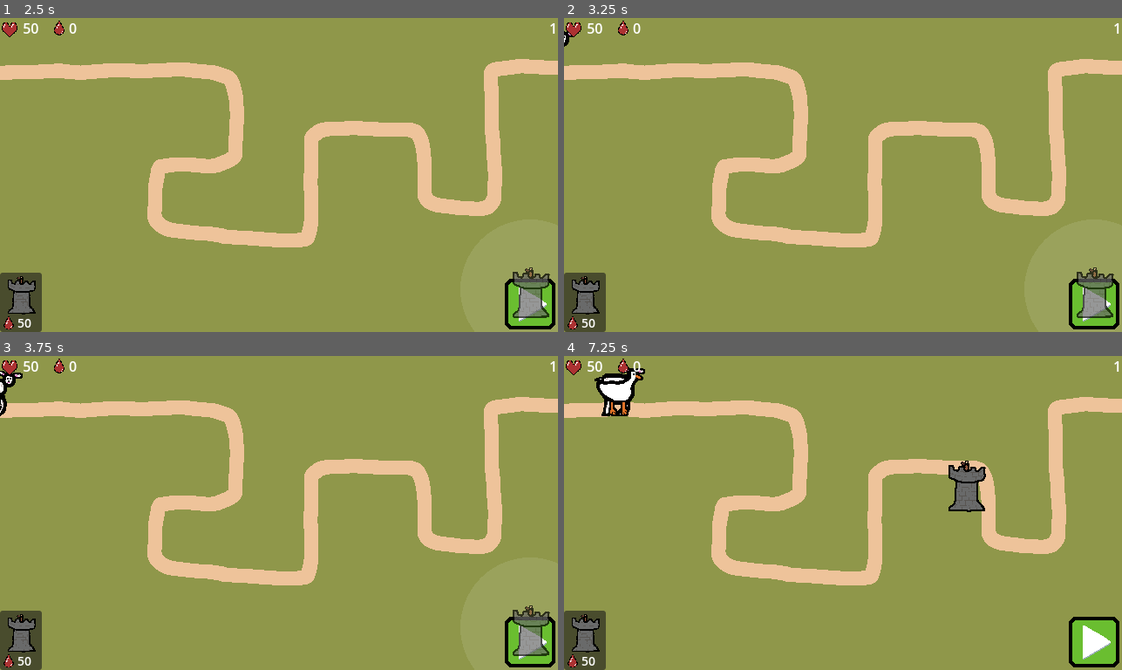
Above: before the commit, frames 1-4 (two rows, left to right).
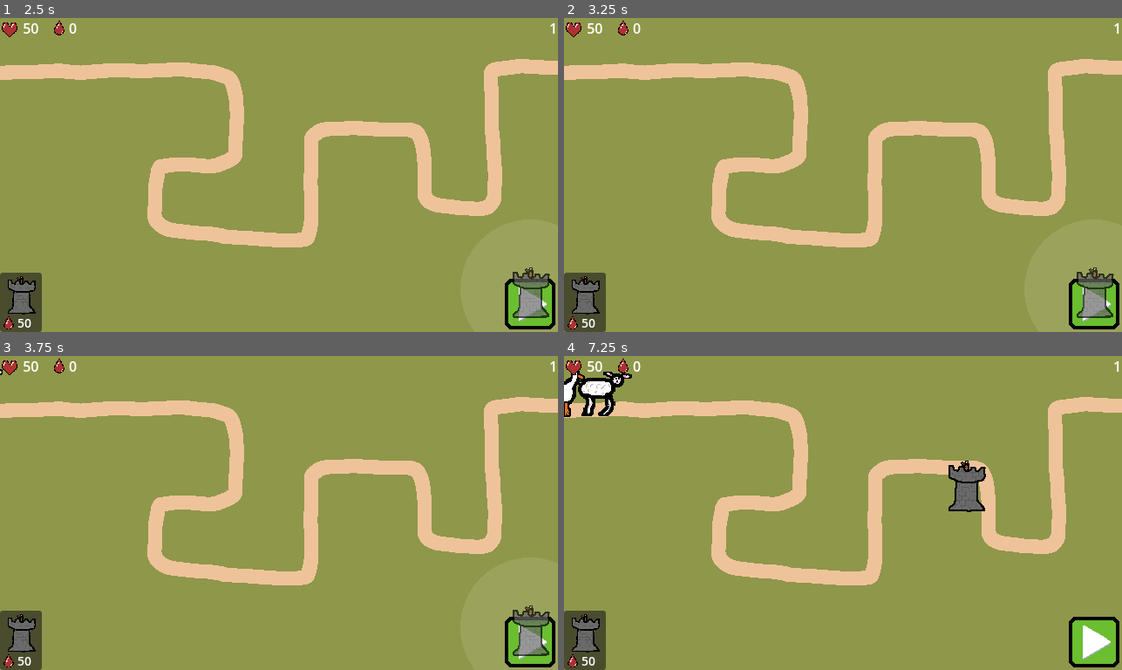
Above: after the commit, the same moments.

Repository: nieboczek/godot-brackeys-2026-1
Game: Godot game, scene res://scenes/main.tscn
Same seed, same stepped clock (60 frames per second), same inputs: the game is played once before the commit and once after it. The engine's default icon, where the game draws it, is replaced by a stand-in: a white triangle on a blue panel in a dark square.
Inputs (mouse positions are in pixels of both pictures, inside the frame that each line leads up to):
- Up to frame 1 (2.5 s): click "play" at 0.5 s; click (22, 303) at 1.25 s; click (530, 303) at 2 s
- Up to frame 2 (3.25 s): click (1094, 303) at 2.75 s
- Up to frame 3 (3.75 s): click (530, 641) at 3.5 s
- Up to frame 4 (7.25 s): tap Enter at 4.25, 5.1, 6.6 s; move the mouse to (965, 497) at 4.27 s; press the mouse at (965, 497) at 4.28 s; move the mouse to (731, 528) at 5.02 s; release the mouse at (731, 528) at 5.03 s; move the mouse to (898, 443) at 5.77 s; press the mouse at (898, 443) at 5.78 s; move the mouse to (815, 575) at 6.52 s; release the mouse at (815, 575) at 6.53 s

Frame 1 is identical in both runs. In frame 2, less than 0.1% of the frame differs, in the area x 0-2%, y 4-10%; in frame 3, 0.2%; in frame 4, 1.2%, in the area x 0-15%, y 3-20%.

Commit message:
fix the stacked enemies bug

Diff:
--- a/scripts/manager.gd
+++ b/scripts/manager.gd
@@ -95,7 +95,9 @@
 
 
 func _process(delta: float) -> void:
-	round_timer += delta
+	if not round_stopped:
+		round_timer += delta
+
 	if not current_round.is_empty() and current_round[0].time <= round_timer:
 		var resource := ENEMY_MAP[current_round.pop_front().enemy]
 		var instance: Enemy = preload("res://scenes/enemy.tscn").instantiate()
@@ -104,8 +106,9 @@
 
 		Game.instance.path.add_child(instance)
 
-	if not round_stopped and Game.instance.path.get_children().is_empty():
+	if not round_stopped and current_round.is_empty() and Game.instance.path.get_children().is_empty():
 		round_stopped = true
+		round_timer = 0.0
 
 
 class SpawnInfo:
--- a/scripts/tower/tower.gd
+++ b/scripts/tower/tower.gd
@@ -20,15 +20,9 @@
 ]
 
 func add_upgrade(chain: UpgradeChain, upgrade: UpgradeResource) -> void:
-	for my_chain in chains:
-		if my_chain.id == chain.id:
-			if upgrade.id == "sharper_arrows":
-				damage += 1
-
-			my_chain.owned_upgrades.append(upgrade)
-			return
-
-	Log.err("Upgrade not added; right upgrade chain not found")
+	chain.owned_upgrades.append(upgrade)
+	if upgrade.id == "sharper_arrows":
+		damage += 1
 
 
 func _ready() -> void:
--- a/scripts/ui.gd
+++ b/scripts/ui.gd
@@ -75,7 +75,6 @@
 
 	placing_tower = node
 	placing_tower.modulate = Color(1, 1, 1, 0.7)
-	Log.debug("Started placing tower")
 
 func clear_tower_options() -> void:
 	tower_options.hide()
